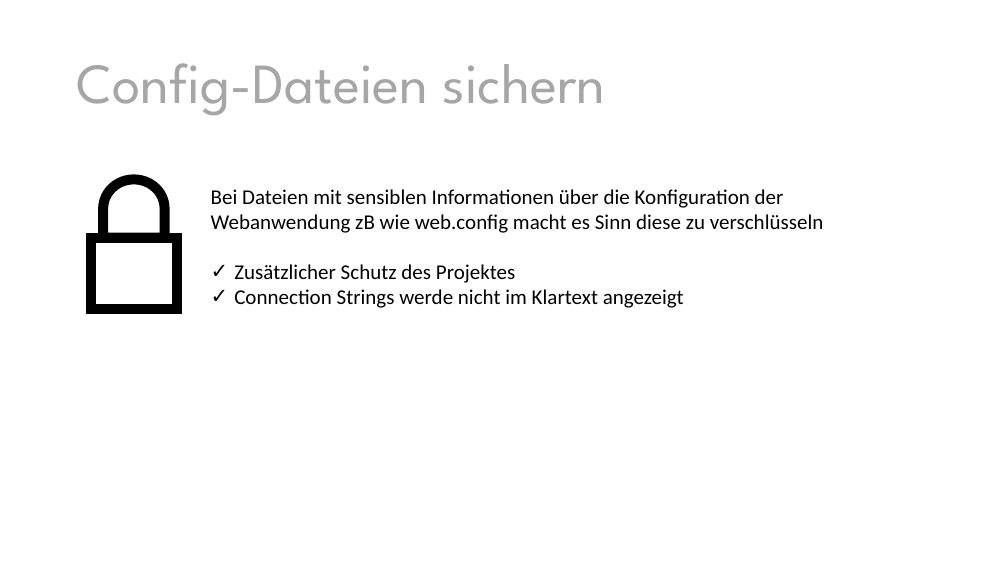
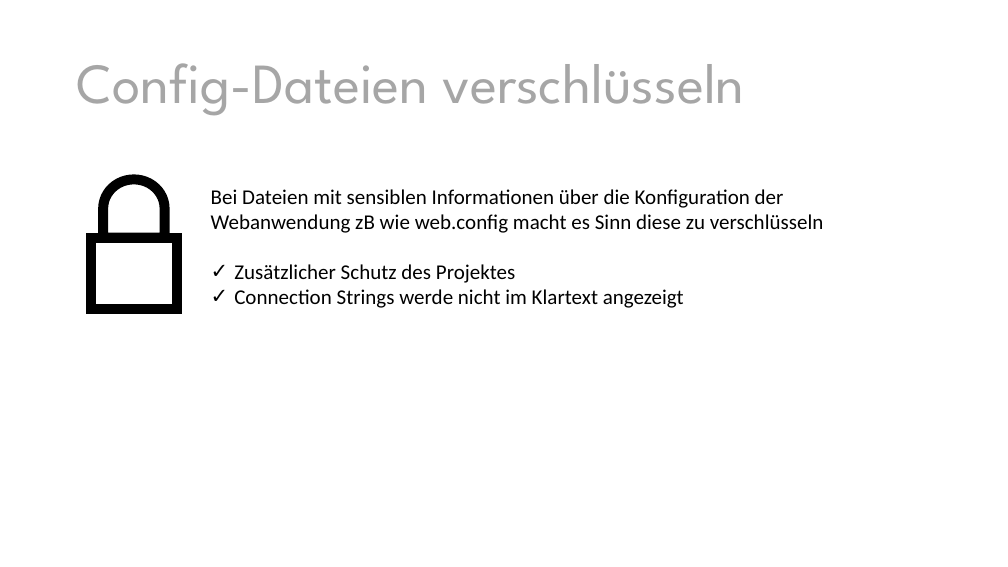
Before and after one commit to ppedvAG/WebformsKurs, a slide deck: slide 4 of 13SecureWebForms.pptx. Drawn at 1008x567 pixels with LibreOffice and Linux fonts; fonts in the diff are those of the drawing. Boxes give left, top, right and bottom in pixels: in the first picture for what was removed or moved away, otherwise in the second. Text is boxed around its words. In the diff, an @@ line names an element or a change of style, - is before the commit and + after.

```diff
--- a/13SecureWebForms.pptx
+++ b/13SecureWebForms.pptx
@@ title at [77, 63, 744, 115]: text changed @@
-Config-Dateien sichern
+Config-Dateien verschlüsseln
```
Also in this commit, not shown: 1 other slide changed, 1 slide added, 3 slides removed, 13 other files.
